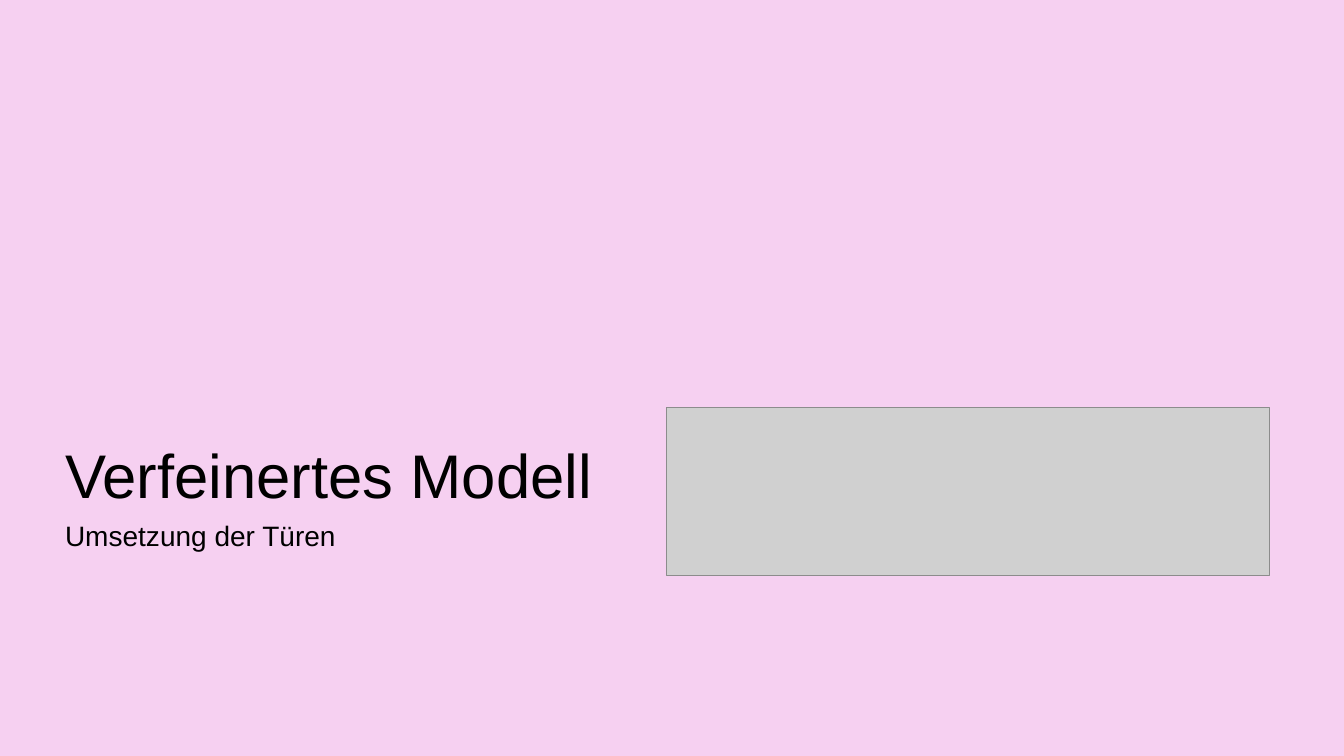
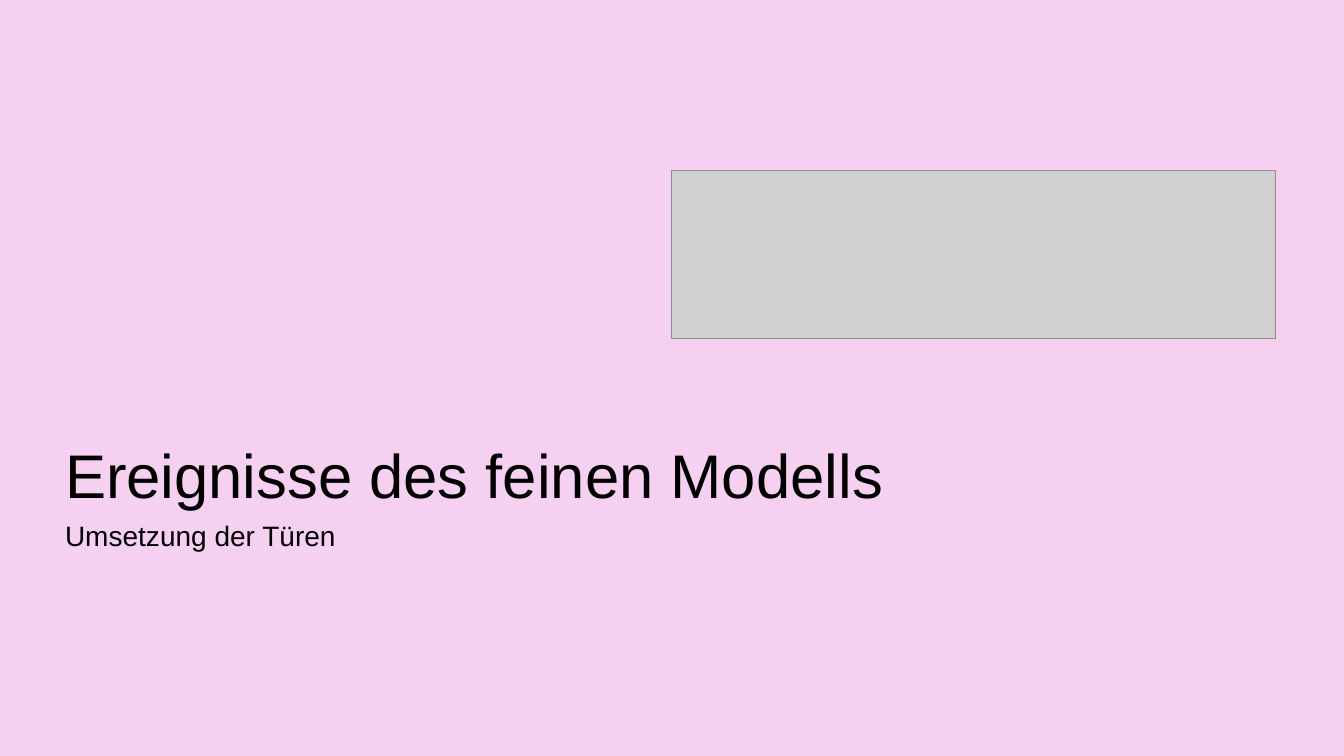
Before and after one commit to AnnaLiviaMartin/rs-smart-home, a slide deck: slide 17 of presentation/Smart_Home_Zugangskontrollsystem.pptx (slide 15 before the commit). Drawn at 1344x756 pixels with LibreOffice and Linux fonts; fonts in the diff are those of the drawing; grey boxes stand for pictures; background and template pictures are left out. Boxes give left, top, right and bottom in pixels: in the first picture for what was removed or moved away, otherwise in the second. Text is boxed around its words. In the diff, an @@ line names an element or a change of style, - is before the commit and + after.

```diff
--- a/presentation/Smart_Home_Zugangskontrollsystem.pptx
+++ b/presentation/Smart_Home_Zugangskontrollsystem.pptx
@@ picture added at (673,170,1276,338) @@
@@ picture removed at (666,407,1270,575) @@
@@ title at (65,453,883,510): text changed @@
-Verfeinertes Modell
+Ereignisse des feinen Modells
@@ text "Umsetzung der Türen" at (65,525,335,551): indent changed @@
```
Also in this commit, not shown: 19 other slides changed, 3 slides added.
